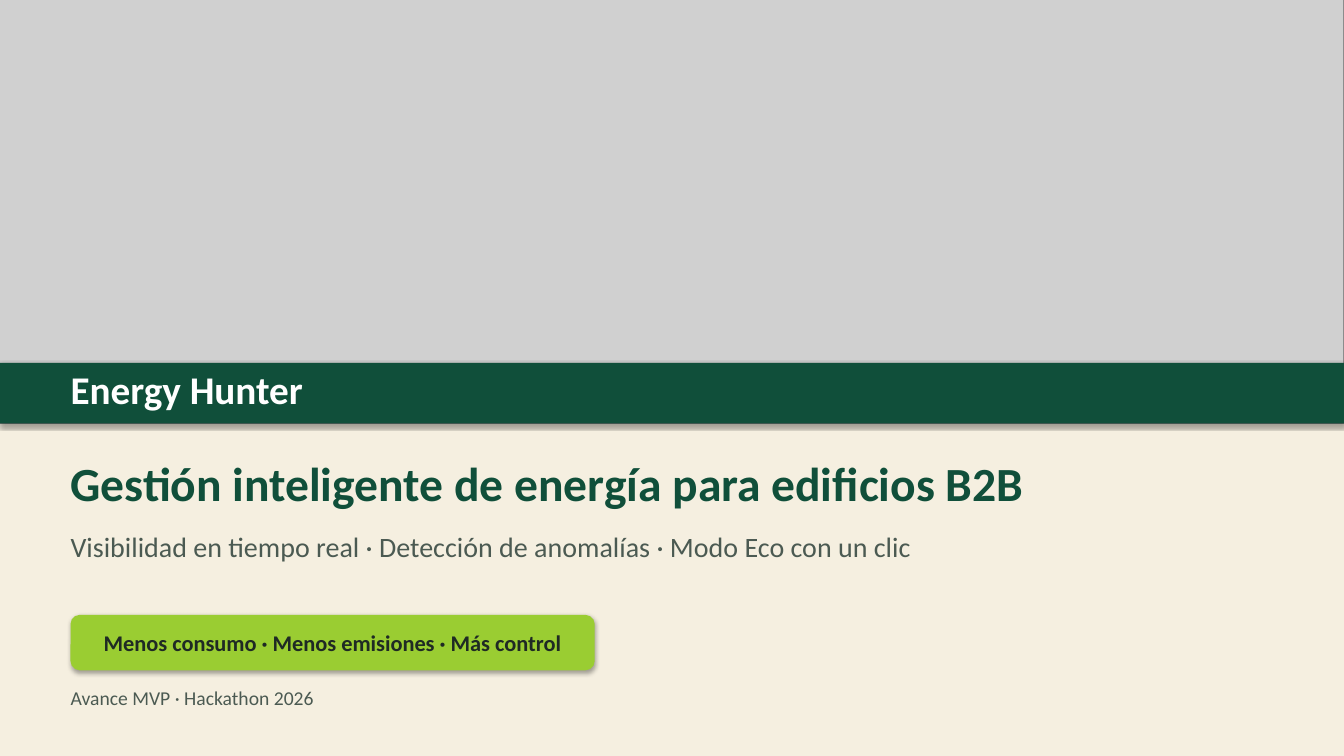
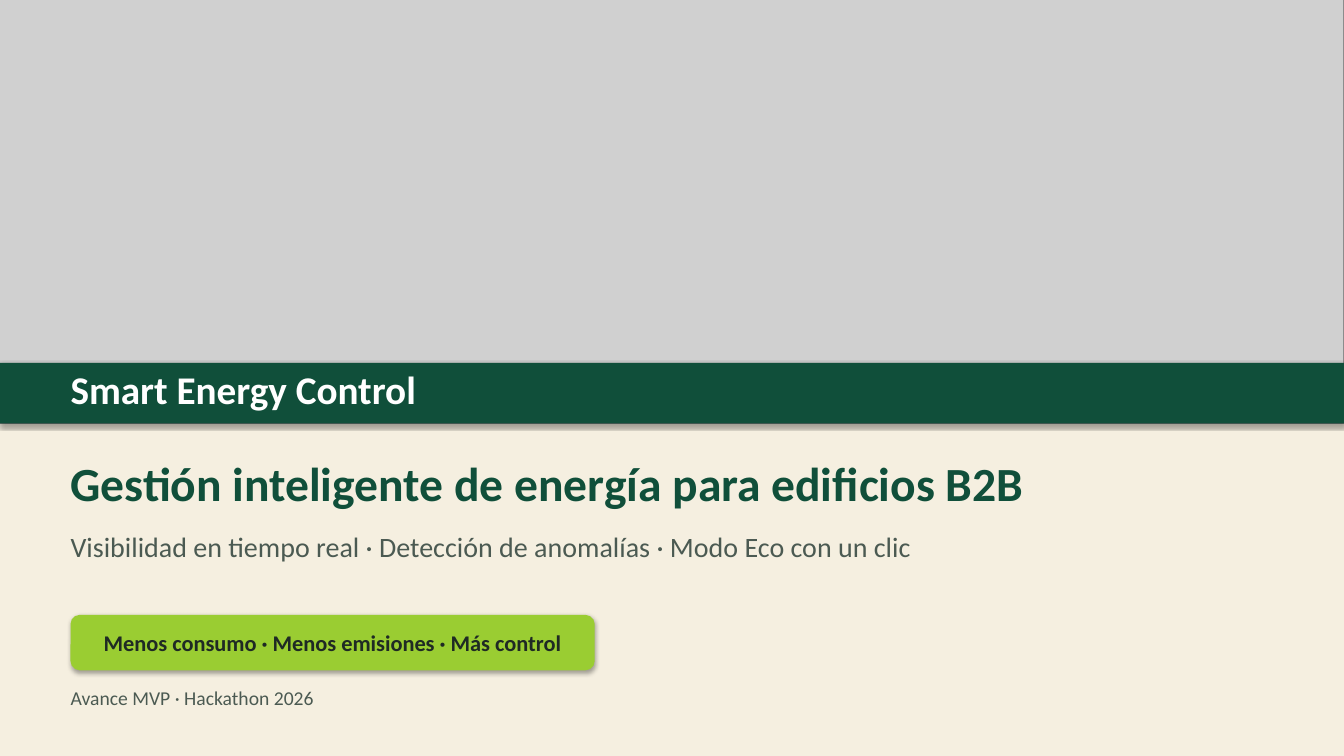
Before and after one commit to oscarbvw/hackatonrojo, a slide deck: slide 1 of presentations/energy_hunter_pitch.pptx. Drawn at 1344x756 pixels with LibreOffice and Linux fonts; fonts in the diff are those of the drawing; grey boxes stand for pictures. Boxes give left, top, right and bottom in pixels: in the first picture for what was removed or moved away, otherwise in the second. Text is boxed around its words. In the diff, an @@ line names an element or a change of style, - is before the commit and + after.

```diff
--- a/presentations/energy_hunter_pitch.pptx
+++ b/presentations/energy_hunter_pitch.pptx
@@ text at [71,376,416,411]: text changed @@
-Energy Hunter
+Smart Energy Control
```
Also in this commit, not shown: 12 other slides changed, 7 other files.
